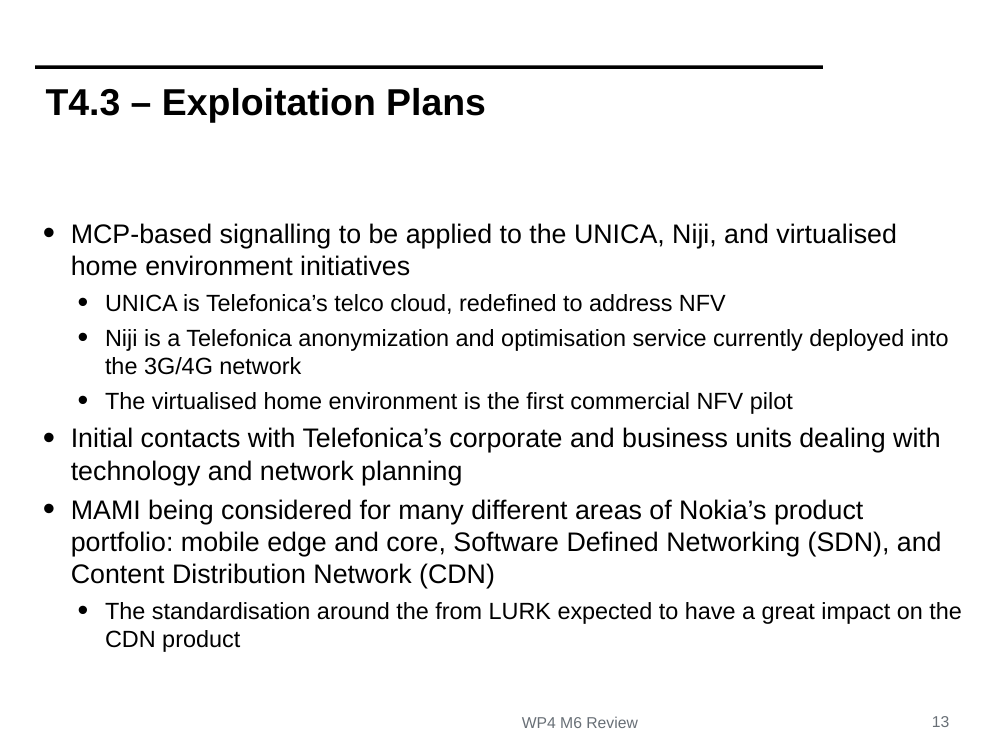
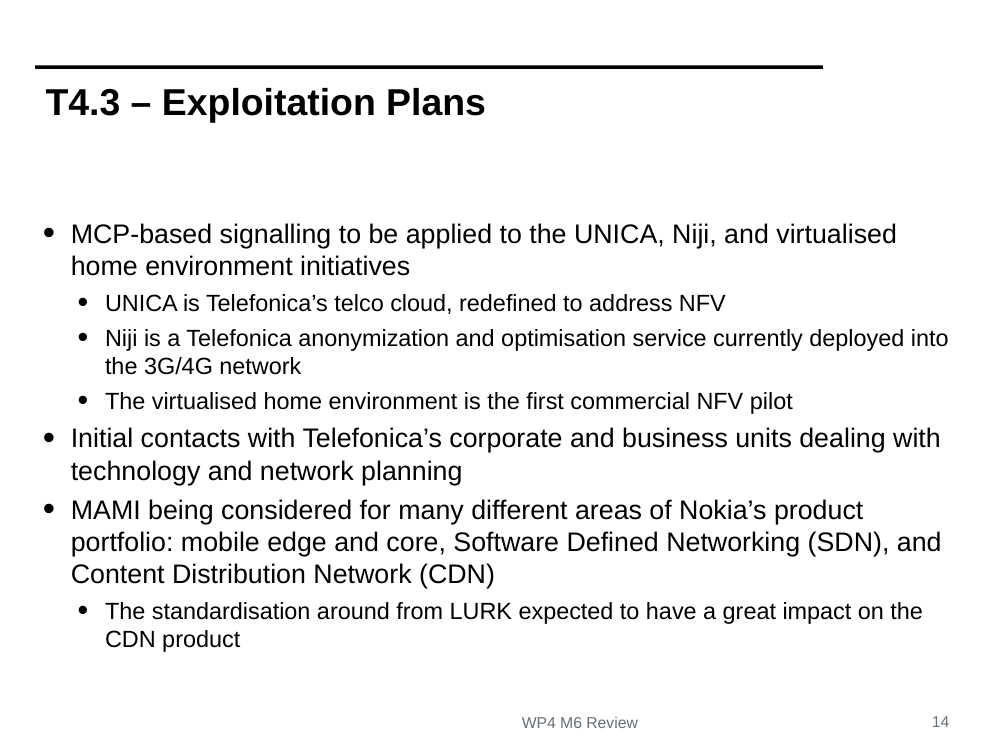
Before and after one commit to mami-project/roadshows, a slide deck: slide 14 of review1/WP4-ReviewM6.pptx (slide 13 before the commit). Drawn at 1008x756 pixels with LibreOffice and Linux fonts; fonts in the diff are those of the drawing; background and template pictures are left out. Boxes give left, top, right and bottom in pixels: in the first picture for what was removed or moved away, otherwise in the second. Text is boxed around its words. In the diff, an @@ line names an element or a change of style, - is before the commit and + after.

```diff
--- a/review1/WP4-ReviewM6.pptx
+++ b/review1/WP4-ReviewM6.pptx
@@ text at (105, 602, 923, 652): text changed @@
-  • The standardisation around the from LURK expected to have a great impact on the CDN product
+  • The standardisation around from LURK expected to have a great impact on the CDN product
@@ page number at (932, 716, 949, 727): text changed @@
-13
+14
```
Also in this commit, not shown: 8 other slides changed, 1 slide added, 1 other file.
